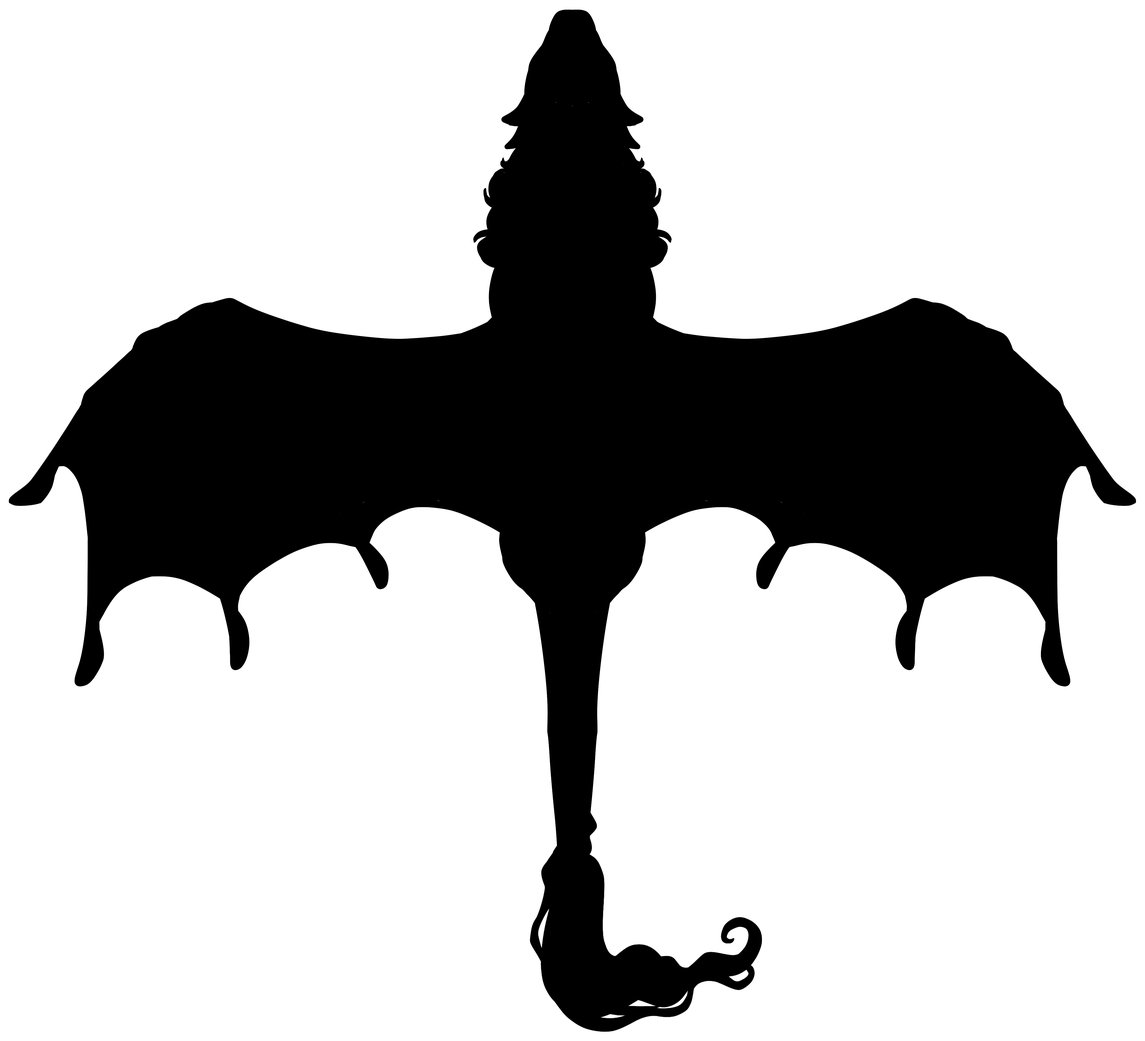
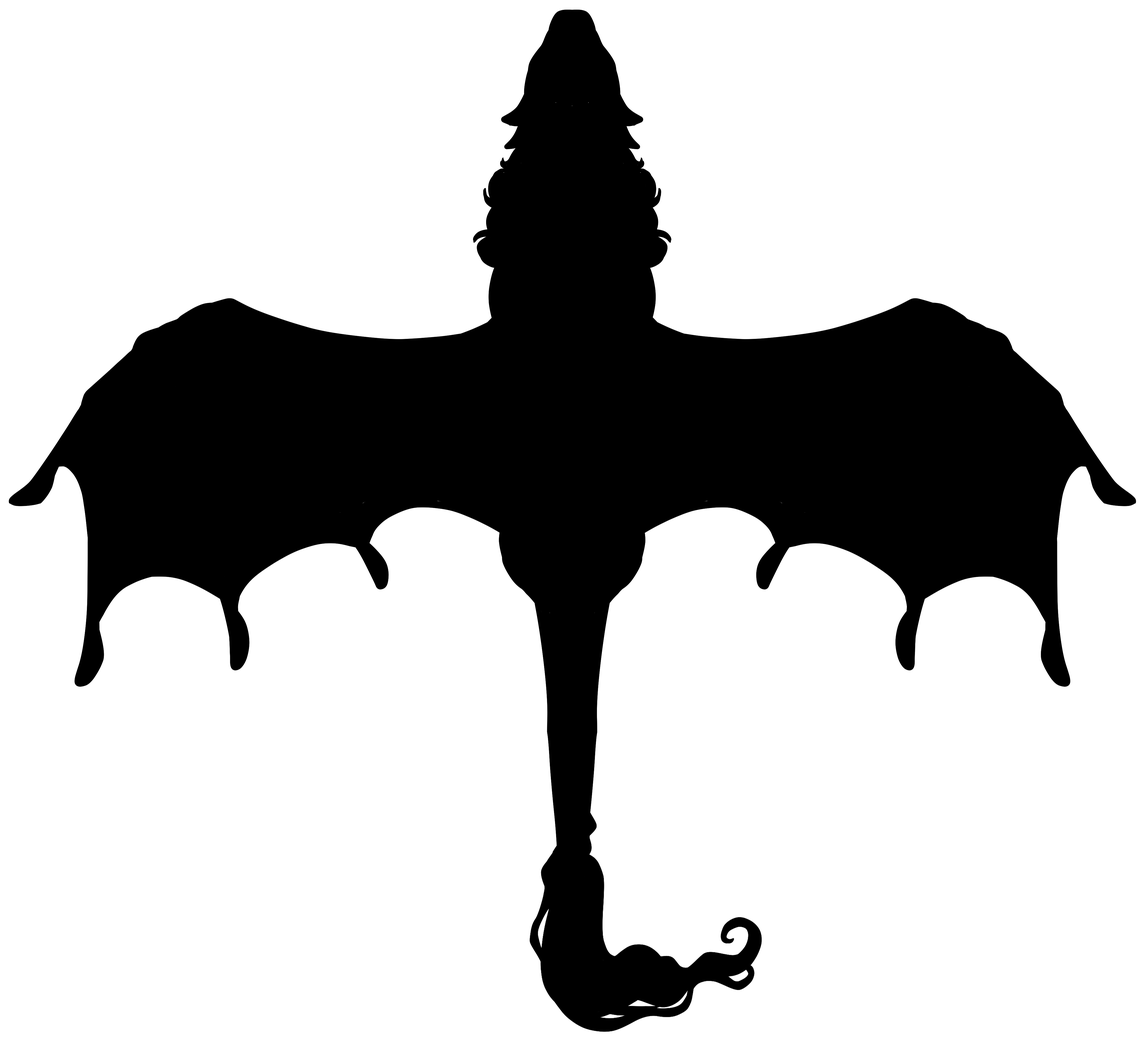
Layer changes from the first w=1145, h=1041 image to the second:
removed layer "obelisk" over bbox(8, 9, 1136, 1032)
added layer "wings" above "body" over bbox(8, 297, 1136, 687)
added layer "body" over bbox(472, 9, 762, 1032)
